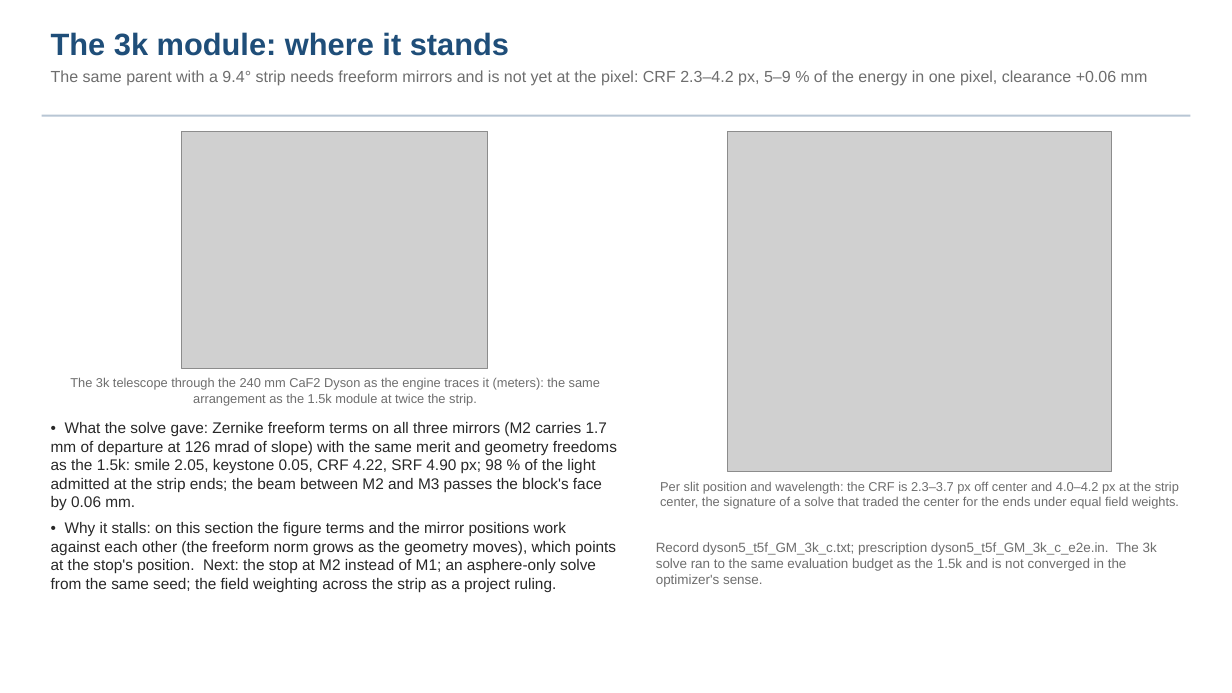
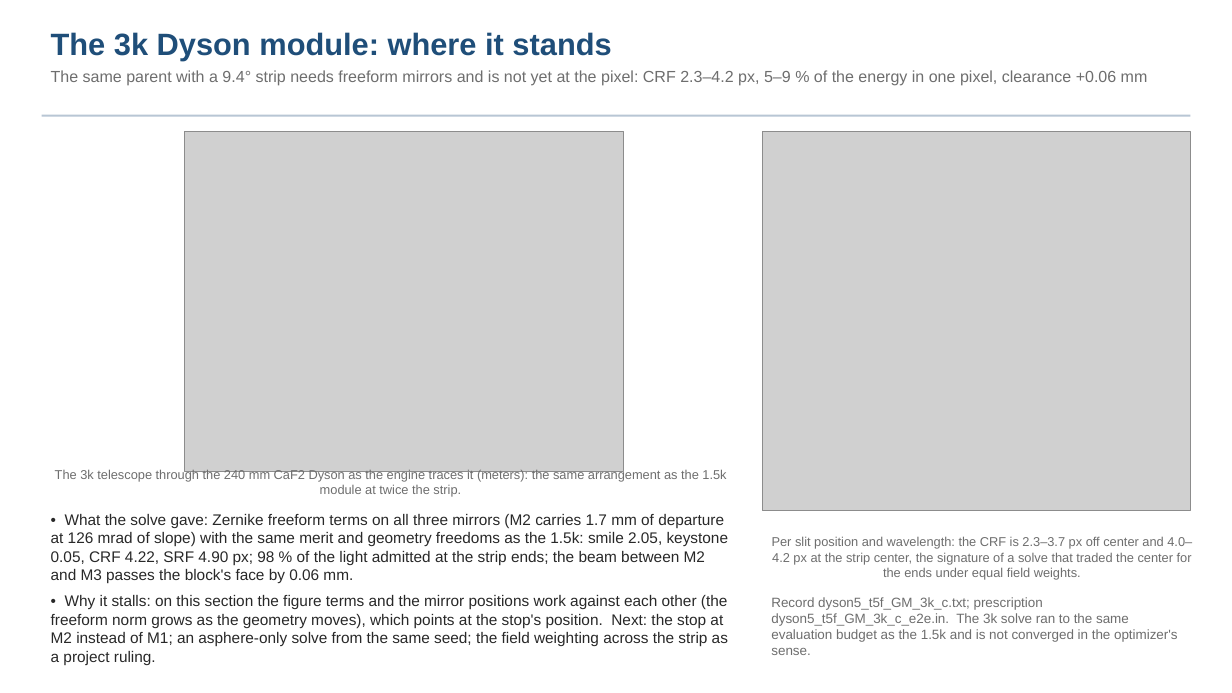
Before and after one commit to nasa-jpl/macos, a slide deck: slide 11 of demo_session/deck_dyson_record.pptx. Drawn at 1232x693 pixels with LibreOffice and Linux fonts; fonts in the diff are those of the drawing; grey boxes stand for pictures. Boxes give left, top, right and bottom in pixels: in the first picture for what was removed or moved away, otherwise in the second. Text is boxed around its words. In the diff, an @@ line names an element or a change of style, - is before the commit and + after.

```diff
--- a/demo_session/deck_dyson_record.pptx
+++ b/demo_session/deck_dyson_record.pptx
@@ text at (x1=51, y1=32, x2=611, y2=61): text changed @@
-The 3k module: where it stands
+The 3k Dyson module: where it stands
@@ picture resized from (x1=182, y1=131, x2=488, y2=369) to (x1=185, y1=131, x2=624, y2=471) @@
@@ picture resized from (x1=727, y1=131, x2=1111, y2=472) to (x1=762, y1=131, x2=1190, y2=511) @@
@@ text "The 3k telescope through the ..." rewrapped from (x1=70, y1=377, x2=600, y2=406) to (x1=55, y1=469, x2=726, y2=497) @@
@@ text "• What the solve gave: ..." rewrapped from (x1=51, y1=422, x2=617, y2=592) to (x1=51, y1=514, x2=729, y2=665) @@
@@ text "Per slit position and wavelength: ..." rewrapped from (x1=660, y1=481, x2=1179, y2=509) to (x1=772, y1=536, x2=1192, y2=580) @@
@@ text "Record dyson5_t5f_GM_3k_c.txt; prescription dyson5_t5f_GM_3k ..." rewrapped from (x1=656, y1=542, x2=1157, y2=571) to (x1=771, y1=597, x2=1178, y2=655) @@
```
Also in this commit, not shown: 7 other slides changed, 2 other files.
